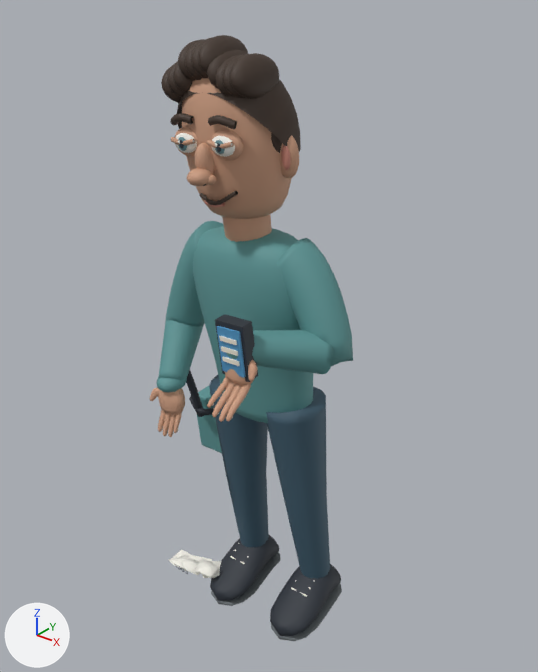
Renders of the glTF model game/public/assets/characters/free-rider.glb from each side of a commit.
Before and after are seen from a 50 mm lens placed at (2.42, -3.24, 3.97), pointed at (-0.06, -0.14, 2.05). The lights are fixed; the arrows at lower left show +X, +Y and +Z. The first picture is the older version. Vertices at exactly the same position are counted once.

Before the edit, the objects in view are built like this:
```python
me_left_continuous_trouser_hip_knee_ankle_001 = bpy.data.meshes.new('left continuous trouser hip knee ankle.001')
me_left_continuous_trouser_hip_knee_ankle_001.from_pydata(...)  # 14372 vertices, 28180 faces; spans x -0.79..0.69, y -0.69..0.28, z 0.07..3.72
me_left_continuous_trouser_hip_knee_ankle_001.materials.append(mat_midnight_denim)  # dark blue #3e5b6c
me_left_continuous_trouser_hip_knee_ankle_001.materials.append(mat_rubber_soles)  # grey #656c6f
me_left_continuous_trouser_hip_knee_ankle_001.materials.append(mat_ink_charcoal)  # greyish blue #2c323b
me_left_continuous_trouser_hip_knee_ankle_001.materials.append(mat_warm_ivory)  # white #f2eee1
me_left_continuous_trouser_hip_knee_ankle_001.materials.append(mat_faded_teal)  # cyan #5d9797
me_left_continuous_trouser_hip_knee_ankle_001.materials.append(mat_warm_terracotta_skin)  # brown #cd9e81
me_left_continuous_trouser_hip_knee_ankle_001.materials.append(mat_cheek_warmth)  # pink #cd8979
me_left_continuous_trouser_hip_knee_ankle_001.materials.append(mat_eye_whites)  # white #f9f8f1
me_left_continuous_trouser_hip_knee_ankle_001.materials.append(mat_blue_grey_iris)  # cyan #658e95
me_left_continuous_trouser_hip_knee_ankle_001.materials.append(mat_espresso_hair)  # brown #423329
me_left_continuous_trouser_hip_knee_ankle_001.materials.append(mat_annotation_blue)  # blue #5097c7
me_left_continuous_trouser_hip_knee_ankle_001.materials.append(mat_warm_note_paper)  # white #f9f7ed
ob_free_rider___weighted_surfaces = bpy.data.objects.new('free-rider / Weighted surfaces', me_left_continuous_trouser_hip_knee_ankle_001)
ob_free_rider___weighted_surfaces.location = (0.0, 0.0, 0.0)
ob_free_rider___weighted_surfaces.rotation_euler = (0.07, -0.065, 0.0)  # degrees (4, -3.7, 0)
```
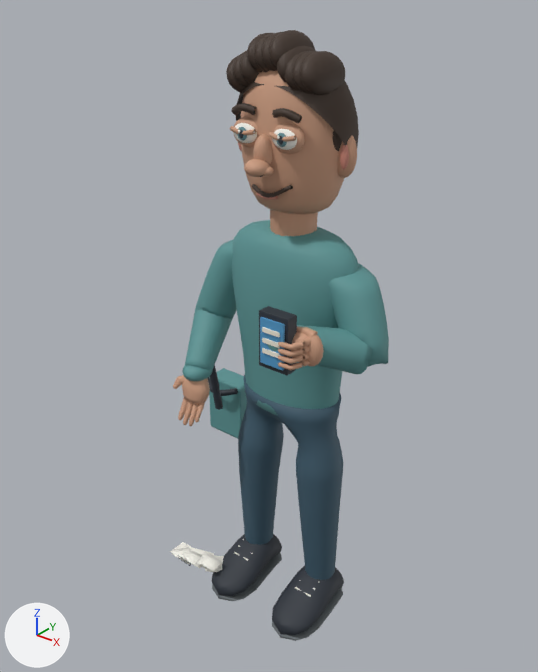
Location of each change, (x1, y1, x2, y2) in pixels of the pictures (538 x 672 px; the box of a moved part takes in the faces that stretch with it):
'free-rider / Weighted surfaces', reshaped, turned
    before: (149, 35, 353, 641)
    after: (170, 30, 389, 641)
part 1 of me_left_continuous_trouser_hip_knee_ankle_001, moved or reshaped
    before: (189, 396, 214, 415)
    after: (208, 377, 238, 396)
part 2 of me_left_continuous_trouser_hip_knee_ankle_001, moved or reshaped
    before: (197, 386, 222, 453)
    after: (209, 368, 247, 439)
part 3 of me_left_continuous_trouser_hip_knee_ankle_001, added
    after: (307, 334, 324, 366)
part 4 of me_left_continuous_trouser_hip_knee_ankle_001, added
    after: (278, 338, 311, 350)
part 5 of me_left_continuous_trouser_hip_knee_ankle_001, added
    after: (278, 346, 309, 357)
part 6 of me_left_continuous_trouser_hip_knee_ankle_001, added
    after: (278, 354, 309, 364)
part 7 of me_left_continuous_trouser_hip_knee_ankle_001, added
    after: (297, 326, 318, 338)
part 8 of me_left_continuous_trouser_hip_knee_ankle_001, deleted
    before: (207, 376, 251, 422)
part 9 of me_left_continuous_trouser_hip_knee_ankle_001, moved or reshaped
    before: (209, 375, 336, 628)
    after: (218, 375, 343, 628)
part 10 of me_left_continuous_trouser_hip_knee_ankle_001, moved or reshaped
    before: (178, 141, 337, 385)
    after: (216, 129, 379, 370)

The edits, one by one:
me_left_continuous_trouser_hip_knee_ankle_001 is used by ob_free_rider___weighted_surfaces; location (0.0, 0.0, 0.0); rotation (0.07, -0.065, 0.0), in degrees (4, -3.7, 0).
me_left_continuous_trouser_hip_knee_ankle_001 had 14372 vertices, 28180 faces and spanned x -0.79..0.69, y -0.69..0.28, z 0.07..3.72.
me_left_continuous_trouser_hip_knee_ankle_001 now has 14111 vertices, 27674 faces and spans x -0.82..0.69, y -0.58..0.28, z 0.07..3.72.
me_left_continuous_trouser_hip_knee_ankle_001 part 1: the loose piece of 54 vertices spanning x -0.69..-0.39, y -0.09..0.01, z 1.35..1.42 is moved by (-0.13, 0.1, 0.0).
me_left_continuous_trouser_hip_knee_ankle_001 part 2: the loose piece of 56 vertices spanning x -0.69..-0.39, y 0.01..0.17, z 0.99..1.42 is moved by (-0.13, 0.1, 0.0).
me_left_continuous_trouser_hip_knee_ankle_001 part 3: a new loose piece, a UV sphere (16 segments, 10 rings, poles along z) spanning x 0.377..0.521, y -0.484..-0.392, z 2.144..2.336, in mat_warm_terracotta_skin (brown #cd9e81).
me_left_continuous_trouser_hip_knee_ankle_001 part 4: a new loose piece of 190 vertices spanning x 0.33..0.48, y -0.58..-0.42, z 2.27..2.32, in mat_warm_terracotta_skin (brown #cd9e81).
me_left_continuous_trouser_hip_knee_ankle_001 part 5: a new loose piece of 190 vertices spanning x 0.33..0.48, y -0.58..-0.42, z 2.23..2.28, in mat_warm_terracotta_skin (brown #cd9e81).
me_left_continuous_trouser_hip_knee_ankle_001 part 6: a new loose piece of 190 vertices spanning x 0.33..0.48, y -0.58..-0.42, z 2.2..2.24, in mat_warm_terracotta_skin (brown #cd9e81).
me_left_continuous_trouser_hip_knee_ankle_001 part 7: a new loose piece of 180 vertices spanning x 0.33..0.47, y -0.46..-0.4, z 2.29..2.35, in mat_warm_terracotta_skin (brown #cd9e81).
me_left_continuous_trouser_hip_knee_ankle_001 part 8: 8 loose pieces with 1224 vertices, spanning x 0.18..0.36, y -0.69..-0.5, z 1.92..2.09, are deleted.
me_left_continuous_trouser_hip_knee_ankle_001 part 9: 531 vertices moved from x -0.4..0.41, y -0.19..0.19, z 0.09..1.61 to x -0.38..0.41, y -0.22..0.22, z 0.09..1.66; 316 vertices removed from x -0.79..0.42, y -0.43..0.2, z 0.09..1.66; 385 vertices added at x -0.78..0.41, y -0.43..0.21, z 0.09..1.66.
me_left_continuous_trouser_hip_knee_ankle_001 part 10: 285 vertices moved from x -0.52..0.51, y -0.56..0.18, z 2.13..3.33 to x -0.52..0.51, y -0.58..0.18, z 2.16..3.33; 260 vertices removed from x -0.28..0.41, y -0.56..0.01, z 2.06..3.33; 258 vertices added at x -0.28..0.47, y -0.57..0.0, z 2.15..3.33.
Object 'free-rider / Weighted surfaces' (ob_free_rider___weighted_surfaces) turns from (4, -3.7, 0) to (0, 0, 0) degrees about x, y and z.
